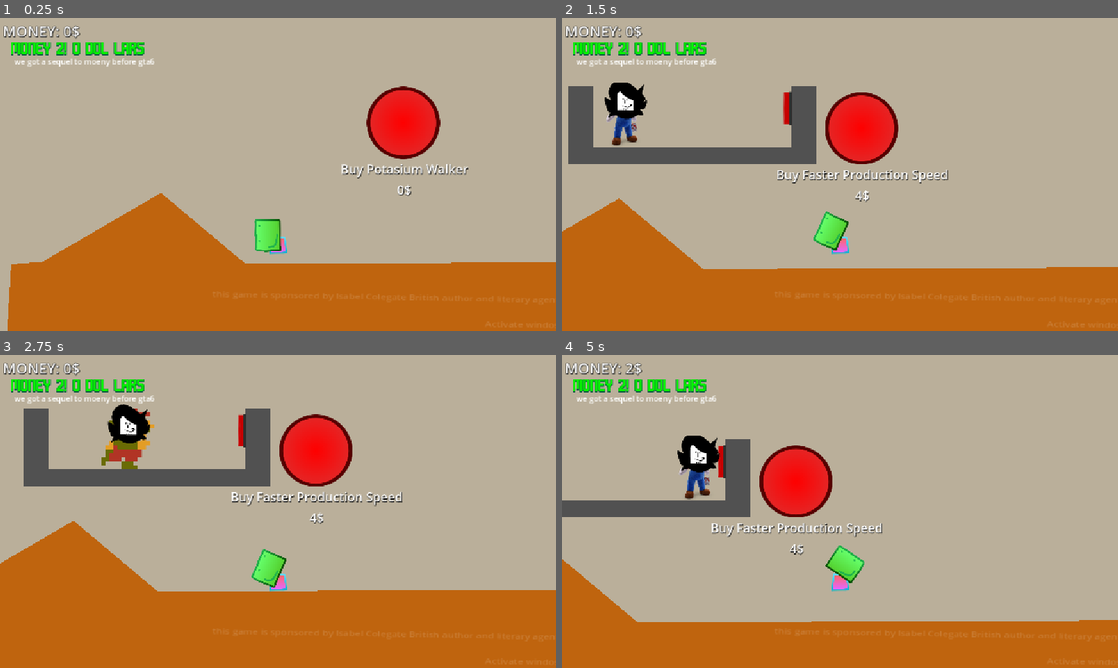
Above: before the commit, frames 1-4 (two rows, left to right).
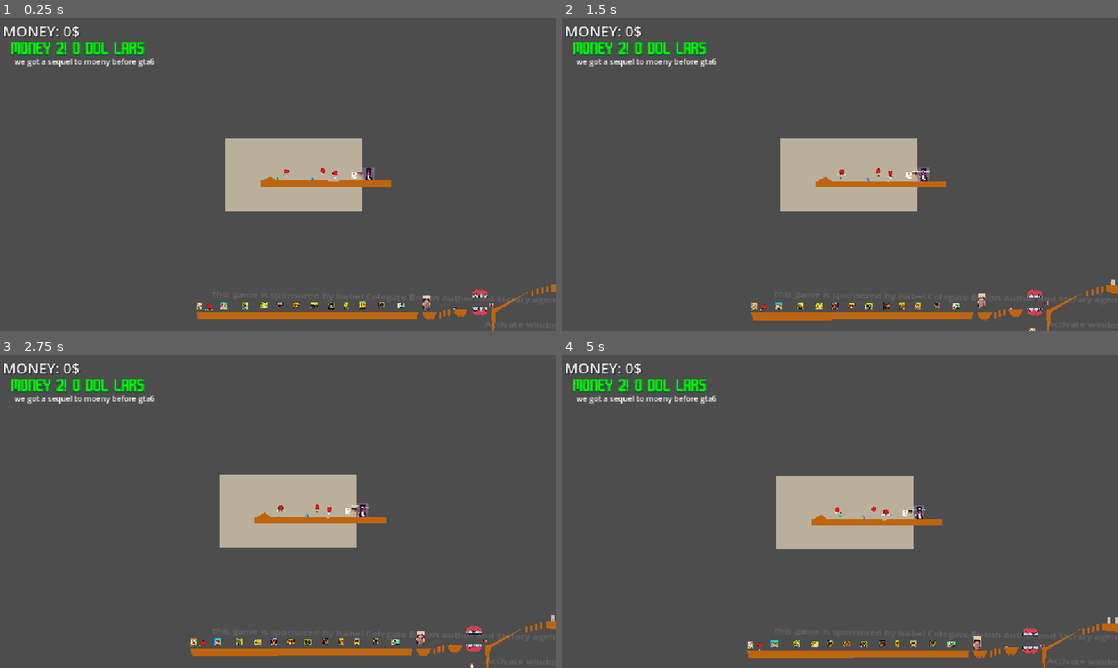
Above: after the commit, the same moments.

Repository: gubrey/feelin-tycoonish
Game: Godot game, scene res://main.tscn
The game is run twice, just before and just after one commit, with the same random seed, the same clock (stepped at 60 frames per second) and the same inputs. Sound files missing from this copy of the repository are replaced by a short silence.
Inputs (mouse positions are in pixels of both pictures, inside the frame that each line leads up to):
- Up to frame 1 (0.25 s): no input
- Up to frame 2 (1.5 s): move the mouse to (962, 111) at 0.52 s; hold D (player_right) from 0.53 s (still down); tap Shift (player_dash) at 0.6, 1.35 s; click (962, 111) at 0.67 s; tap W (player_jump) at 0.77 s; move the mouse to (884, 143) at 1.27 s; click (884, 143) at 1.42 s
- Up to frame 3 (2.75 s): tap W (player_jump) at 1.52 s; move the mouse to (333, 442) at 2.02 s; release D (player_right) at 2.03 s; hold A (player_left) from 2.03 s (still down); tap Shift (player_dash) at 2.1 s
- Up to frame 4 (5 s): move the mouse to (812, 574) at 2.77 s; release A (player_left) at 2.78 s; hold D (player_right) 2.78-4.28 s; tap Shift (player_dash) at 2.85, 3.6, 4.35 s; click (812, 574) at 2.92 s; tap W (player_jump) at 3.02, 3.77, 4.52 s; move the mouse to (1006, 558) at 3.52 s; move the mouse to (673, 464) at 4.27 s; hold A (player_left) from 4.28 s (still down)

The runs differ from the first frame. In frame 1, 93% of the frame differs, in the area x 0-100%, y 0-100%; in frame 2, 91%; in frame 3, 90%; in frame 4, 91%.

Commit message:
Refactor poo

Diff:
--- a/map/hell.tscn
+++ b/map/hell.tscn
@@ -31,14 +31,14 @@
 [node name="Hell" type="Node2D"]
 
 [node name="DeathBuyable" type="Node2D" parent="."]
-position = Vector2(-2170, 5945)
+position = Vector2(-5299.28, -236)
 script = ExtResource("1_05ulx")
 id = "deathbutton"
 stay_on_buy = true
 metadata/_custom_type_script = "uid://de7j141xed3p4"
 
 [node name="DeathButton" parent="." instance=ExtResource("2_4hjx4")]
-position = Vector2(-2170, 5945)
+position = Vector2(-5299.28, -236)
 buyable_id = "deathbutton"
 buyable_name = "Die.. At a price."
 price = 2
@@ -48,80 +48,80 @@
 
 [node name="Sponge13" type="Sprite2D" parent="the sponges"]
 z_index = -1
-position = Vector2(8948, 7022)
+position = Vector2(5818.72, 841)
 scale = Vector2(0.0951062, 0.108416)
 texture = ExtResource("3_0gfp7")
 script = ExtResource("4_tn6sd")
 
 [node name="Sponge1" type="Sprite2D" parent="the sponges"]
 z_index = -1
-position = Vector2(-2580, 5916)
+position = Vector2(-5709.28, -265)
 scale = Vector2(0.660714, 0.617155)
 texture = ExtResource("3_0gfp7")
 
 [node name="Sponge2" type="Sprite2D" parent="the sponges"]
 z_index = -1
-position = Vector2(-1564, 5903)
+position = Vector2(-4693.28, -278)
 scale = Vector2(0.728426, 0.728426)
 texture = ExtResource("4_oobf3")
 
 [node name="Sponge3" type="Sprite2D" parent="the sponges"]
 z_index = -1
-position = Vector2(-679, 5899)
+position = Vector2(-3808.28, -282)
 scale = Vector2(0.873288, 0.851682)
 texture = ExtResource("5_tn6sd")
 
 [node name="Sponge4" type="Sprite2D" parent="the sponges"]
 z_index = -1
-position = Vector2(93, 5900)
+position = Vector2(-3036.28, -281)
 scale = Vector2(0.816354, 0.866782)
 texture = ExtResource("6_wv7gc")
 
 [node name="Sponge5" type="Sprite2D" parent="the sponges"]
 z_index = -1
-position = Vector2(749, 5894)
+position = Vector2(-2380.28, -287)
 texture = ExtResource("7_awhbo")
 
 [node name="Sponge6" type="Sprite2D" parent="the sponges"]
 z_index = -1
-position = Vector2(1441, 5899)
+position = Vector2(-1688.28, -282)
 texture = ExtResource("8_odvdo")
 
 [node name="Sponge7" type="Sprite2D" parent="the sponges"]
 z_index = -1
-position = Vector2(2153, 5904)
+position = Vector2(-976.28, -277)
 texture = ExtResource("9_4rdd4")
 
 [node name="Sponge8" type="Sprite2D" parent="the sponges"]
 z_index = -1
-position = Vector2(2893, 5895)
+position = Vector2(-236.28, -286)
 texture = ExtResource("10_nftfw")
 
 [node name="Sponge9" type="Sprite2D" parent="the sponges"]
 z_index = -1
-position = Vector2(3524, 5900)
+position = Vector2(394.72, -281)
 texture = ExtResource("11_sxaul")
 
 [node name="Sponge10" type="Sprite2D" parent="the sponges"]
 z_index = -1
-position = Vector2(4182, 5889)
+position = Vector2(1052.72, -292)
 scale = Vector2(0.760135, 0.760135)
 texture = ExtResource("12_sumad")
 
 [node name="Sponge11" type="Sprite2D" parent="the sponges"]
 z_index = -1
-position = Vector2(4971, 5880)
+position = Vector2(1841.72, -301)
 scale = Vector2(0.86965, 0.944444)
 texture = ExtResource("13_sr8do")
 
 [node name="Sponge12" type="Sprite2D" parent="the sponges"]
 z_index = -1
-position = Vector2(5772, 5910)
+position = Vector2(2642.72, -271)
 scale = Vector2(1.69718, 1.69718)
 texture = ExtResource("14_25rhc")
 
 [node name="Dawko1" type="Sprite2D" parent="the sponges"]
-position = Vector2(6826, 5799)
+position = Vector2(3696.72, -382)
 scale = Vector2(4.05422, 4.05422)
 texture = ExtResource("15_c7ooc")
 script = ExtResource("16_4hjx4")
@@ -130,7 +130,7 @@
 
 [node name="Feelin Tooth2" type="Sprite2D" parent="the sponges/Node2D"]
 z_index = 1
-position = Vector2(8754, 6063)
+position = Vector2(5624.72, -117.999)
 rotation = 6.27855
 scale = Vector2(2.14628, 2.55877)
 skew = 0.000132799
@@ -138,7 +138,7 @@
 
 [node name="Feelin Tooth3" type="Sprite2D" parent="the sponges/Node2D"]
 z_index = 1
-position = Vector2(8825, 6063)
+position = Vector2(5695.72, -117.999)
 rotation = 6.27855
 scale = Vector2(2.14628, 2.55877)
 skew = 0.000132799
@@ -146,7 +146,7 @@
 
 [node name="Feelin Tooth4" type="Sprite2D" parent="the sponges/Node2D"]
 z_index = 1
-position = Vector2(8895, 6063)
+position = Vector2(5765.72, -117.999)
 rotation = 6.27855
 scale = Vector2(2.14628, 2.55877)
 skew = 0.000132799
@@ -154,7 +154,7 @@
 
 [node name="Feelin Tooth5" type="Sprite2D" parent="the sponges/Node2D"]
 z_index = 1
-position = Vector2(8966, 6063)
+position = Vector2(5836.72, -117.999)
 rotation = 6.27855
 scale = Vector2(2.14628, 2.55877)
 skew = 0.000132799
@@ -162,7 +162,7 @@
 
 [node name="Feelin Tooth6" type="Sprite2D" parent="the sponges/Node2D"]
 z_index = 1
-position = Vector2(9037, 6063)
+position = Vector2(5907.72, -117.999)
 rotation = 6.27855
 scale = Vector2(2.14628, 2.55877)
 skew = 0.000132799
@@ -170,7 +170,7 @@
 
 [node name="Feelin Tooth7" type="Sprite2D" parent="the sponges/Node2D"]
 z_index = 1
-position = Vector2(9108, 6063)
+position = Vector2(5978.72, -117.999)
 rotation = 6.27855
 scale = Vector2(2.14628, 2.55877)
 skew = 0.000132799
@@ -178,7 +178,7 @@
 
 [node name="Feelin Tooth8" type="Sprite2D" parent="the sponges/Node2D"]
 z_index = 1
-position = Vector2(9178, 6063)
+position = Vector2(6048.72, -117.999)
 rotation = 6.27855
 scale = Vector2(2.14628, 2.55877)
 skew = 0.000132799
@@ -186,7 +186,7 @@
 
 [node name="Feelin Tooth9" type="Sprite2D" parent="the sponges/Node2D"]
 z_index = 1
-position = Vector2(9249, 6063)
+position = Vector2(6119.72, -117.999)
 rotation = 6.27855
 scale = Vector2(2.14628, 2.55877)
 skew = 0.000132799
@@ -194,7 +194,7 @@
 
 [node name="Feelin Tooth10" type="Sprite2D" parent="the sponges/Node2D"]
 z_index = 1
-position = Vector2(9322, 6063)
+position = Vector2(6192.72, -117.999)
 rotation = 6.27855
 scale = Vector2(2.14628, 2.55877)
 skew = 0.000132799
@@ -202,7 +202,7 @@
 
 [node name="Feelin Tooth11" type="Sprite2D" parent="the sponges/Node2D"]
 z_index = 1
-position = Vector2(8754, 5479)
+position = Vector2(5624.72, -702)
 rotation = 3.13916
 scale = Vector2(2.14628, 2.55877)
 skew = 0.000132799
@@ -210,7 +210,7 @@
 
 [node name="Feelin Tooth12" type="Sprite2D" parent="the sponges/Node2D"]
 z_index = 1
-position = Vector2(8825, 5479)
+position = Vector2(5695.72, -702)
 rotation = 3.13916
 scale = Vector2(2.14628, 2.55877)
 skew = 0.000132799
@@ -218,7 +218,7 @@
 
 [node name="Feelin Tooth13" type="Sprite2D" parent="the sponges/Node2D"]
 z_index = 1
-position = Vector2(8895, 5479)
+position = Vector2(5765.72, -702)
 rotation = 3.13916
 scale = Vector2(2.14628, 2.55877)
 skew = 0.000132799
@@ -226,7 +226,7 @@
 
 [node name="Feelin Tooth14" type="Sprite2D" parent="the sponges/Node2D"]
 z_index = 1
-position = Vector2(8966, 5479)
+position = Vector2(5836.72, -702)
 rotation = 3.13916
 scale = Vector2(2.14628, 2.55877)
 skew = 0.000132799
@@ -234,7 +234,7 @@
 
 [node name="Feelin Tooth15" type="Sprite2D" parent="the sponges/Node2D"]
 z_index = 1
-position = Vector2(9037, 5479)
+position = Vector2(5907.72, -702)
 rotation = 3.13916
 scale = Vector2(2.14628, 2.55877)
 skew = 0.000132799
@@ -242,7 +242,7 @@
 
 [node name="Feelin Tooth16" type="Sprite2D" parent="the sponges/Node2D"]
 z_index = 1
-position = Vector2(9108, 5479)
+position = Vector2(5978.72, -702)
 rotation = 3.13916
 scale = Vector2(2.14628, 2.55877)
 skew = 0.000132799
@@ -250,7 +250,7 @@
 
 [node name="Feelin Tooth17" type="Sprite2D" parent="the sponges/Node2D"]
 z_index = 1
-position = Vector2(9178, 5479)
+position = Vector2(6048.72, -702)
 rotation = 3.13916
 scale = Vector2(2.14628, 2.55877)
 skew = 0.000132799
@@ -258,7 +258,7 @@
 
 [node name="Feelin Tooth18" type="Sprite2D" parent="the sponges/Node2D"]
 z_index = 1
-position = Vector2(9249, 5479)
+position = Vector2(6119.72, -702)
 rotation = 3.13916
 scale = Vector2(2.14628, 2.55877)
 skew = 0.000132799
@@ -266,20 +266,20 @@
 
 [node name="Feelin Tooth19" type="Sprite2D" parent="the sponges/Node2D"]
 z_index = 1
-position = Vector2(9322, 5479)
+position = Vector2(6192.72, -702)
 rotation = 3.13916
 scale = Vector2(2.14628, 2.55877)
 skew = 0.000132799
 texture = ExtResource("17_0gfp7")
 
 [node name="Feelin Tooth" type="Sprite2D" parent="the sponges/Node2D"]
-position = Vector2(8003, 6020)
+position = Vector2(4873.72, -161)
 rotation = 1.5725
 scale = Vector2(1.87901, 1.95352)
 texture = ExtResource("17_0gfp7")
 
 [node name="Gums" type="Sprite2D" parent="the sponges/Node2D"]
-position = Vector2(9529.63, 5882.96)
+position = Vector2(6400.35, -298.039)
 scale = Vector2(2.27173, 2.27173)
 texture = ExtResource("19_oobf3")
 script = ExtResource("16_4hjx4")
@@ -287,126 +287,126 @@
 [node name="Ground" type="StaticBody2D" parent="."]
 
 [node name="CollisionPolygon2D2" type="CollisionPolygon2D" parent="Ground"]
-position = Vector2(6961, 5717)
+position = Vector2(3831.72, -464)
 polygon = PackedVector2Array(-206, 691, -309, 465, 308, 462, 203, 678, 90, 804, -71, 790)
 
 [node name="Polygon2D3" type="Polygon2D" parent="Ground"]
-position = Vector2(6826, 5702)
+position = Vector2(3696.72, -479)
 color = Color(0.74902, 0.392157, 0.0588235, 1)
 polygon = PackedVector2Array(-175, 480, 443, 477, 338, 693, 225, 819, 204, 705, 140, 813, 70.9995, 702, 63.9995, 805, -71.0005, 706)
 
 [node name="CollisionPolygon2D7" type="CollisionPolygon2D" parent="Ground"]
-position = Vector2(8248.1, 5583.6)
+position = Vector2(5118.82, -597.4)
 polygon = PackedVector2Array(-206, 691, -309, 465, 308, 462, 203, 678, 90, 804, -71, 790)
 
 [node name="Polygon2D7" type="Polygon2D" parent="Ground"]
-position = Vector2(8113.1, 5568.6)
+position = Vector2(4983.82, -612.4)
 color = Color(0.74902, 0.392157, 0.0588235, 1)
 polygon = PackedVector2Array(-175, 480, 443, 477, 338, 693, 225, 819, 204, 705, 140, 813, 70.9995, 702, 63.9995, 805, -71.0005, 706)
 
 [node name="CollisionPolygon2D14" type="CollisionPolygon2D" parent="Ground"]
-position = Vector2(12332.1, 4573.6)
+position = Vector2(9202.82, -1607.4)
 polygon = PackedVector2Array(-306.1, 761.4, -310.1, 465.4, 1085.9, 462, 1080.9, 760.4, 394.9, 840.4)
 
 [node name="Polygon2D15" type="Polygon2D" parent="Ground"]
-position = Vector2(12197.1, 4558.6)
+position = Vector2(9067.82, -1622.4)
 color = Color(0.74902, 0.392157, 0.0588235, 1)
 polygon = PackedVector2Array(-175, 480, 1220.9, 477, 1215.9, 775.4, 529.898, 855.4, -172.102, 775.4)
 
 [node name="CollisionPolygon2D9" type="CollisionPolygon2D" parent="Ground"]
-position = Vector2(9760.1, 5411.6)
+position = Vector2(6630.82, -769.4)
 scale = Vector2(2.36, 2.36)
 polygon = PackedVector2Array(-108.516, 260.339, -28.4316, 257.373, 574.958, -48.9827, -20.8047, 321.78, -69.957, 786.187, -178.432, 732.373, -361.906, 730.255, -361.906, 696.356, -237.33, 699.746)
 
 [node name="Polygon2D10" type="Polygon2D" parent="Ground"]
-position = Vector2(9444.1, 5368.6)
+position = Vector2(6314.82, -812.4)
 scale = Vector2(2.36, 2.36)
 color = Color(0.74902, 0.392157, 0.0588235, 1)
 polygon = PackedVector2Array(105.889, 275.594, 708.854, -30.7622, 113.092, 340, 63.9995, 805, 25.3801, 278.136)
 
 [node name="CollisionPolygon2D8" type="CollisionPolygon2D" parent="Ground"]
-position = Vector2(9032.1, 5535.6)
+position = Vector2(5902.82, -645.4)
 polygon = PackedVector2Array(-206, 691, -309, 465, 308, 462, 203, 678, 90, 804, -71, 790)
 
 [node name="Polygon2D8" type="Polygon2D" parent="Ground"]
-position = Vector2(8897.1, 5520.6)
+position = Vector2(5767.82, -660.4)
 color = Color(0.854767, 0.247041, 0.310889, 1)
 polygon = PackedVector2Array(-175, 480, 456.898, 475.4, 455.898, 689.4, 225, 819, 204, 705, 140, 813, 70.9995, 702, 63.9995, 805, -173.102, 684.4)
 
 [node name="Polygon2D9" type="Polygon2D" parent="Ground"]
-position = Vector2(9181, 6024)
+position = Vector2(6051.72, -157.001)
 rotation = -3.13939
 color = Color(0.854767, 0.247041, 0.310889, 1)
 polygon = PackedVector2Array(-175, 480, 456.898, 475.4, 455.898, 689.4, 225, 819, 204, 705, 140, 813, 70.9995, 702, 63.9995, 805, -173.102, 684.4)
 
 [node name="Polygon2D4" type="Polygon2D" parent="Ground"]
-position = Vector2(7530, 5702)
+position = Vector2(4400.72, -479)
 color = Color(0.74902, 0.392157, 0.0588235, 1)
 polygon = PackedVector2Array(-171, 471, -83.0005, 471, -80.0005, 708, -126, 742, -172, 706)
 
 [node name="Polygon2D5" type="Polygon2D" parent="Ground"]
-position = Vector2(7714, 5628)
+position = Vector2(4584.72, -553)
 color = Color(0.74902, 0.392157, 0.0588235, 1)
 polygon = PackedVector2Array(-171, 471, -83.0005, 471, -80.0005, 708, -126, 742, -172, 706)
 
 [node name="CollisionPolygon2D4" type="CollisionPolygon2D" parent="Ground"]
-position = Vector2(7668, 5708)
+position = Vector2(4538.72, -473)
 polygon = PackedVector2Array(-310, 700, -309, 465, -221, 465, -218, 701, -264, 736)
 
 [node name="CollisionPolygon2D5" type="CollisionPolygon2D" parent="Ground"]
-position = Vector2(7852, 5634)
+position = Vector2(4722.72, -547)
 polygon = PackedVector2Array(-310, 700, -309, 465, -221, 465, -218, 701, -264, 736)
 
 [node name="Polygon2D6" type="Polygon2D" parent="Ground"]
-position = Vector2(7890, 5588)
+position = Vector2(4760.72, -593)
 color = Color(0.74902, 0.392157, 0.0588235, 1)
 polygon = PackedVector2Array(-171, 471, -83.0005, 471, -80.0005, 708, -126, 742, -172, 706)
 
 [node name="CollisionPolygon2D6" type="CollisionPolygon2D" parent="Ground"]
-position = Vector2(8028, 5594)
+position = Vector2(4898.72, -587)
 polygon = PackedVector2Array(-310, 700, -309, 465, -221, 465, -218, 701, -264, 736)
 
 [node name="Polygon2D11" type="Polygon2D" parent="Ground"]
-position = Vector2(11355, 4780)
+position = Vector2(8225.72, -1401)
 color = Color(0.74902, 0.392157, 0.0588235, 1)
 polygon = PackedVector2Array(-171, 471, -83.0005, 471, -80.0005, 708, -126, 742, -172, 706)
 
 [node name="CollisionPolygon2D10" type="CollisionPolygon2D" parent="Ground"]
-position = Vector2(11493, 4786)
+position = Vector2(8363.72, -1395)
 polygon = PackedVector2Array(-310, 700, -309, 465, -221, 465, -218, 701, -264, 736)
 
 [node name="Polygon2D12" type="Polygon2D" parent="Ground"]
-position = Vector2(11555, 4724)
+position = Vector2(8425.72, -1457)
 color = Color(0.74902, 0.392157, 0.0588235, 1)
 polygon = PackedVector2Array(-171, 471, -83.0005, 471, -80.0005, 708, -126, 742, -172, 706)
 
 [node name="CollisionPolygon2D11" type="CollisionPolygon2D" parent="Ground"]
-position = Vector2(11693, 4730)
+position = Vector2(8563.72, -1451)
 polygon = PackedVector2Array(-310, 700, -309, 465, -221, 465, -218, 701, -264, 736)
 
 [node name="Polygon2D13" type="Polygon2D" parent="Ground"]
-position = Vector2(11755, 4676)
+position = Vector2(8625.72, -1505)
 color = Color(0.74902, 0.392157, 0.0588235, 1)
 polygon = PackedVector2Array(-171, 471, -83.0005, 471, -80.0005, 708, -126, 742, -172, 706)
 
 [node name="CollisionPolygon2D12" type="CollisionPolygon2D" parent="Ground"]
-position = Vector2(11893, 4682)
+position = Vector2(8763.72, -1499)
 polygon = PackedVector2Array(-310, 700, -309, 465, -221, 465, -218, 701, -264, 736)
 
 [node name="Polygon2D14" type="Polygon2D" parent="Ground"]
-position = Vector2(11957.6, 4632.3)
+position = Vector2(8828.32, -1548.7)
 color = Color(0.74902, 0.392157, 0.0588235, 1)
 polygon = PackedVector2Array(-171, 471, -83.0005, 471, -80.0005, 708, -126, 742, -172, 706)
 
 [node name="Polygon2D16" type="Polygon2D" parent="Ground"]
 z_index = -1
-position = Vector2(12492.9, 3894.68)
+position = Vector2(9363.62, -2286.32)
 scale = Vector2(1.54153, 2.05697)
 color = Color(0.75, 0.75, 0.75, 1)
 polygon = PackedVector2Array(-169.889, 446.444, -127.936, 446.444, -83, 446.444, -83, 556, -169.889, 556)
 
 [node name="spear" type="StaticBody2D" parent="Ground"]
-position = Vector2(12304, 4927)
+position = Vector2(9174.72, -1254)
 rotation = 1.5756
 scale = Vector2(0.0805774, 0.547661)
 script = ExtResource("20_wv7gc")
@@ -430,13 +430,13 @@
 
 [node name="Polygon2D17" type="Polygon2D" parent="Ground"]
 z_index = -1
-position = Vector2(12804.9, 3894.68)
+position = Vector2(9675.62, -2286.32)
 scale = Vector2(1.54153, 2.05697)
 color = Color(0.75, 0.75, 0.75, 1)
 polygon = PackedVector2Array(-169.889, 446.444, -127.936, 446.444, -83, 446.444, -83, 556, -169.889, 556)
 
 [node name="spear2" type="StaticBody2D" parent="Ground"]
-position = Vector2(12616, 4927)
+position = Vector2(9486.72, -1254)
 rotation = 1.5756
 scale = Vector2(0.0805774, 0.547661)
 script = ExtResource("20_wv7gc")
@@ -460,13 +460,13 @@
 
 [node name="Polygon2D18" type="Polygon2D" parent="Ground"]
 z_index = -1
-position = Vector2(13108.9, 3894.68)
+position = Vector2(9979.62, -2286.32)
 scale = Vector2(1.54153, 2.05697)
 color = Color(0.75, 0.75, 0.75, 1)
 polygon = PackedVector2Array(-169.889, 446.444, -127.936, 446.444, -83, 446.444, -83, 556, -169.889, 556)
 
 [node name="spear3" type="StaticBody2D" parent="Ground"]
-position = Vector2(12920, 4927)
+position = Vector2(9790.72, -1254)
 rotation = 1.5756
 scale = Vector2(0.0805774, 0.547661)
 script = ExtResource("20_wv7gc")
@@ -490,13 +490,13 @@
 
 [node name="Polygon2D19" type="Polygon2D" parent="Ground"]
 z_index = -1
-position = Vector2(13412.9, 3894.68)
+position = Vector2(10283.6, -2286.32)
 scale = Vector2(1.54153, 2.05697)
 color = Color(0.75, 0.75, 0.75, 1)
 polygon = PackedVector2Array(-169.889, 446.444, -127.936, 446.444, -83, 446.444, -83, 556, -169.889, 556)
 
 [node name="spear4" type="StaticBody2D" parent="Ground"]
-position = Vector2(13224, 4927)
+position = Vector2(10094.7, -1254)
 rotation = 1.5756
 scale = Vector2(0.0805774, 0.547661)
 script = ExtResource("20_wv7gc")
@@ -519,16 +519,16 @@
 polygon = PackedVector2Array(136.461, -1.92188, 49.8203, 5.44141, -49.6367, 0.0351563, 64.4961, 74.8203)
 
 [node name="CollisionPolygon2D13" type="CollisionPolygon2D" parent="Ground"]
-position = Vector2(12095.6, 4638.3)
+position = Vector2(8966.32, -1542.7)
 polygon = PackedVector2Array(-310, 700, -309, 465, -221, 465, -218, 701, -264, 736)
 
 [node name="Polygon2D2" type="Polygon2D" parent="Ground"]
-position = Vector2(-2547.4, 5695.4)
+position = Vector2(-5676.68, -485.6)
 color = Color(0.74902, 0.392157, 0.0588235, 1)
 polygon = PackedVector2Array(-175, 480, 9039.4, 472.6, 8992.4, 761.6, -71, 790)
 
 [node name="CollisionPolygon2D3" type="CollisionPolygon2D" parent="Ground"]
-position = Vector2(-2547.4, 5695.4)
+position = Vector2(-5676.68, -485.6)
 polygon = PackedVector2Array(-175, 480, 9039.4, 472.6, 8992.4, 761.6, -71, 790)
 
 [node name="AudioStreamPlayer2D" type="AudioStreamPlayer2D" parent="Ground/CollisionPolygon2D3"]
@@ -581,7 +581,7 @@
 max_distance = 5000.0
 
 [node name="HonseBuyable" type="Node2D" parent="."]
-position = Vector2(13737, 4608)
+position = Vector2(10607.7, -1573)
 script = ExtResource("22_awhbo")
 id = "honse"
 metadata/_custom_type_script = "uid://de7j141xed3p4"
@@ -597,7 +597,7 @@
 volume_db = 5.0
 
 [node name="HonseHD" type="Node2D" parent="."]
-position = Vector2(13737, 4608)
+position = Vector2(10607.7, -1573)
 script = ExtResource("22_awhbo")
 id = "honseHD"
 metadata/_custom_type_script = "uid://de7j141xed3p4"
@@ -620,7 +620,7 @@
 scale_amount_max = 0.05
 
 [node name="HonseButton" parent="." instance=ExtResource("2_4hjx4")]
-position = Vector2(13738, 4611)
+position = Vector2(10608.7, -1570)
 buyable_id = "honse"
 buyable_name = "honse"
 price = 69
@@ -633,7 +633,7 @@
 region_rect = Rect2(0, 0, 303.929, 29)
 
 [node name="HonseButtonFUTURE" parent="." instance=ExtResource("2_4hjx4")]
-position = Vector2(13740, 4997)
+position = Vector2(10610.7, -1184)
 buyable_id = "honseHD"
 buyable_name = "honse FROM THE FUTURE"
 price = 690
--- a/map/hell/dawko_1.gd
+++ b/map/hell/dawko_1.gd
@@ -1,4 +1,6 @@
 extends Sprite2D
 
+@onready var start_y = position.y
+
 func _process(_delta: float) -> void:
-	position.y = 5799.0 + sin((Time.get_ticks_msec() / 1000.) * 1) *100
+	position.y = start_y + sin((Time.get_ticks_msec() / 1000.) * 1) *100
--- a/map/hell/sponge_13.gd
+++ b/map/hell/sponge_13.gd
@@ -1,6 +1,8 @@
 extends Sprite2D
 
+@onready var start_y = position.y
+
 func _process(_delta: float) -> void:
-	position.y = 7022.0 + sin(Time.get_ticks_msec() / 1000.) * 100.0
+	position.y = start_y + sin(Time.get_ticks_msec() / 1000.) * 100.0
 	scale.x = 0.095 + sin(Time.get_ticks_msec() * 50)
 	scale.y = 0.108 + cos(Time.get_ticks_msec() * 1)
--- a/map/map.tscn
+++ b/map/map.tscn
@@ -1,38 +1,20 @@
-[gd_scene load_steps=9 format=3 uid="uid://bdukqnlgcdg3b"]
+[gd_scene load_steps=6 format=3 uid="uid://bdukqnlgcdg3b"]
 
-[ext_resource type="Shader" path="res://scary.gdshader" id="1_7lyie"]
 [ext_resource type="PackedScene" uid="uid://cmubwil3dph06" path="res://map/start.tscn" id="1_a0dt8"]
 [ext_resource type="PackedScene" uid="uid://crc7jr6ql6fna" path="res://map/hell.tscn" id="2_4hjbm"]
-[ext_resource type="Texture2D" uid="uid://bkilb0w4yo2fo" path="res://relly.png" id="2_kffv2"]
 [ext_resource type="Script" uid="uid://b7vwm3thj0fwj" path="res://map/death_barrier.gd" id="3_4hjbm"]
 [ext_resource type="PackedScene" uid="uid://gmwttqxt1a4p" path="res://map/sock_zone.tscn" id="4_9as7b"]
-
-[sub_resource type="ShaderMaterial" id="ShaderMaterial_5jdw0"]
-shader = ExtResource("1_7lyie")
-shader_parameter/amplitude = 1.0
-shader_parameter/move_amount = 2.0
-shader_parameter/speed = 0.1
 
 [sub_resource type="WorldBoundaryShape2D" id="WorldBoundaryShape2D_a0dt8"]
 
 [node name="Map" type="Node2D"]
 
-[node name="Parallax2D" type="Parallax2D" parent="."]
-scroll_scale = Vector2(0.5, 1)
-scroll_offset = Vector2(-2058, 1377)
-repeat_size = Vector2(855, 539)
-repeat_times = 10
-
-[node name="Sprite2D14" type="Sprite2D" parent="Parallax2D"]
-z_index = -1
-texture_repeat = 2
-material = SubResource("ShaderMaterial_5jdw0")
-scale = Vector2(0.668371, 0.748612)
-texture = ExtResource("2_kffv2")
-
 [node name="Start" parent="." instance=ExtResource("1_a0dt8")]
 
 [node name="Hell" parent="." instance=ExtResource("2_4hjbm")]
+position = Vector2(3112, 5965)
+
+[node name="Sock zone" parent="." instance=ExtResource("4_9as7b")]
 
 [node name="DeathBarrier" type="Area2D" parent="."]
 position = Vector2(2076, 8114)
@@ -41,6 +23,4 @@
 [node name="CollisionShape2D" type="CollisionShape2D" parent="DeathBarrier"]
 shape = SubResource("WorldBoundaryShape2D_a0dt8")
 
-[node name="Sock zone" parent="." instance=ExtResource("4_9as7b")]
-
 [connection signal="body_shape_entered" from="DeathBarrier" to="DeathBarrier" method="_on_body_shape_entered"]
--- a/player/player.tscn
+++ b/player/player.tscn
@@ -27,7 +27,7 @@
 
 [node name="Camera2D" type="Camera2D" parent="."]
 position = Vector2(0, -193)
-zoom = Vector2(0.755, 0.755)
+zoom = Vector2(0.05, 0.05)
 
 [node name="squueueuee" type="AudioStreamPlayer2D" parent="."]
 stream = ExtResource("4_yw30f")
Not shown, added: i changed bendy.png.import
Not shown: 1 places in main.tscn that only renumber resources
